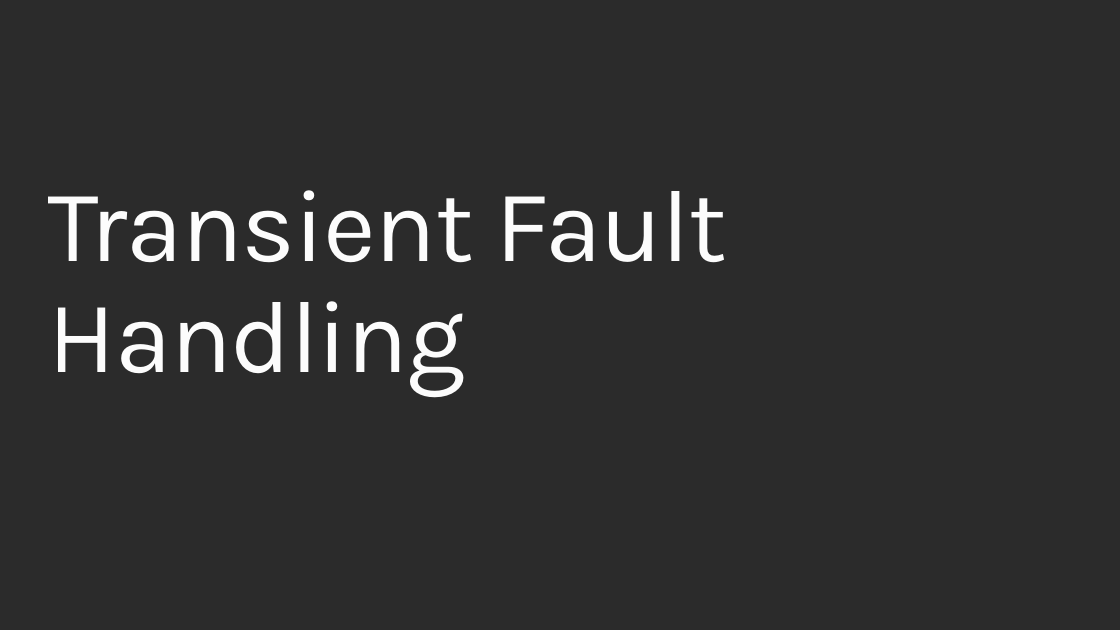
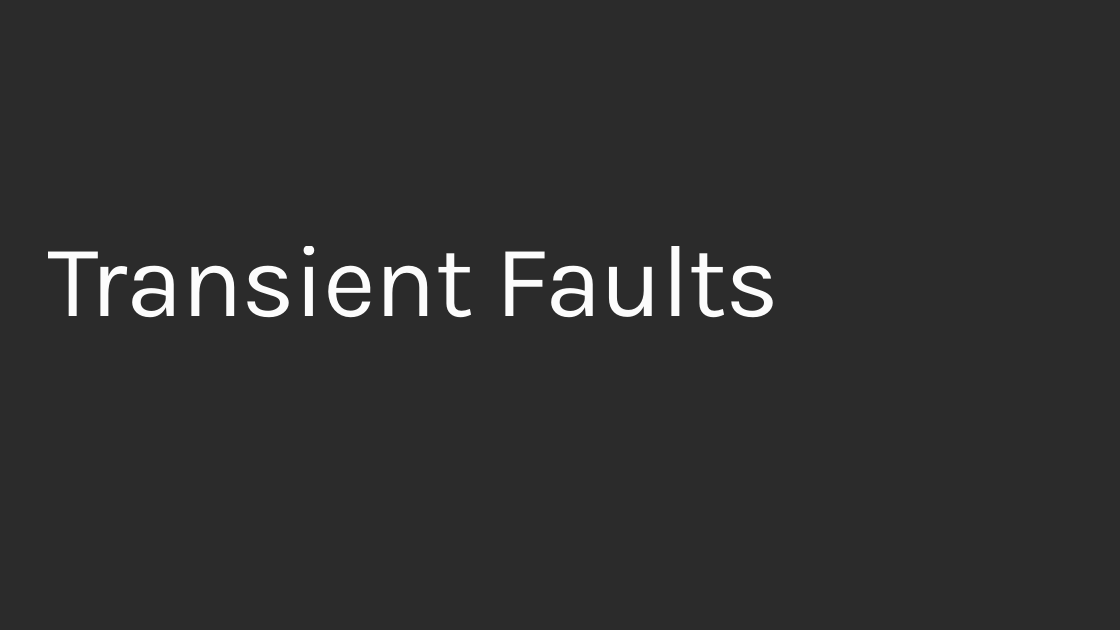
Before and after one commit to robdmoore/SQLAzureTransientDemo, a slide deck: slide 26 of Presentation.pptx (slide 27 before the commit). Drawn at 1120x630 pixels with LibreOffice and Linux fonts; fonts in the diff are those of the drawing; background and template pictures are left out; a plain dark background stands for a picture behind light text. Boxes give left, top, right and bottom in pixels: in the first picture for what was removed or moved away, otherwise in the second. Text is boxed around its words. In the diff, an @@ line names an element or a change of style, - is before the commit and + after.

```diff
--- a/Presentation.pptx
+++ b/Presentation.pptx
@@ text at (x1=48, y1=246, x2=780, y2=318): text changed @@
-Transient Fault Handling
+Transient Faults
```
Also in this commit, not shown: 4 other slides changed, 6 slides added, 6 slides removed.
